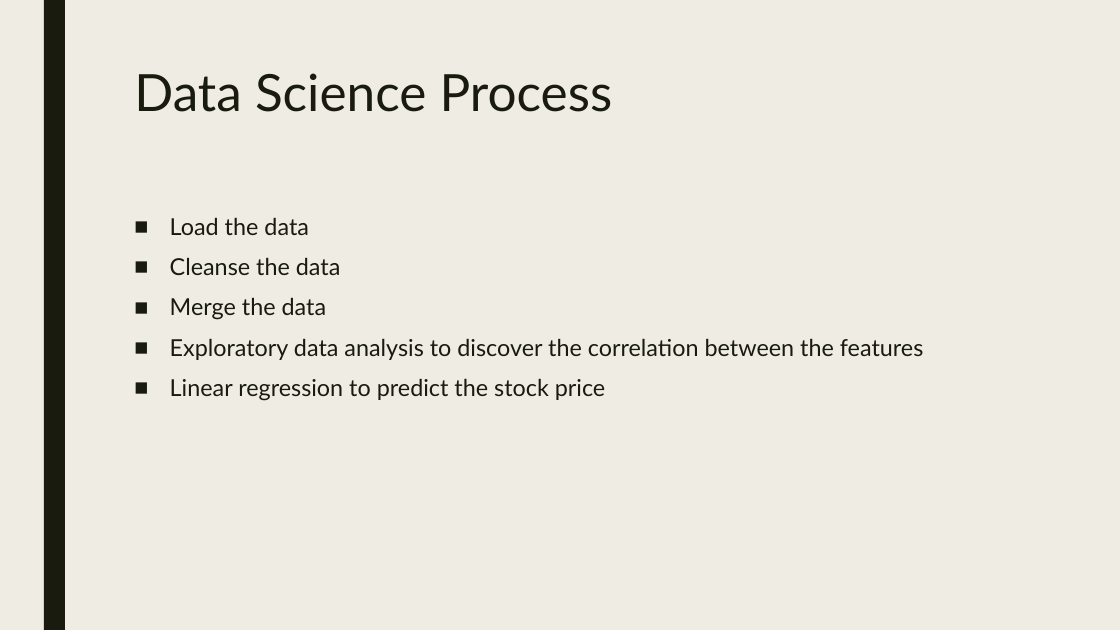
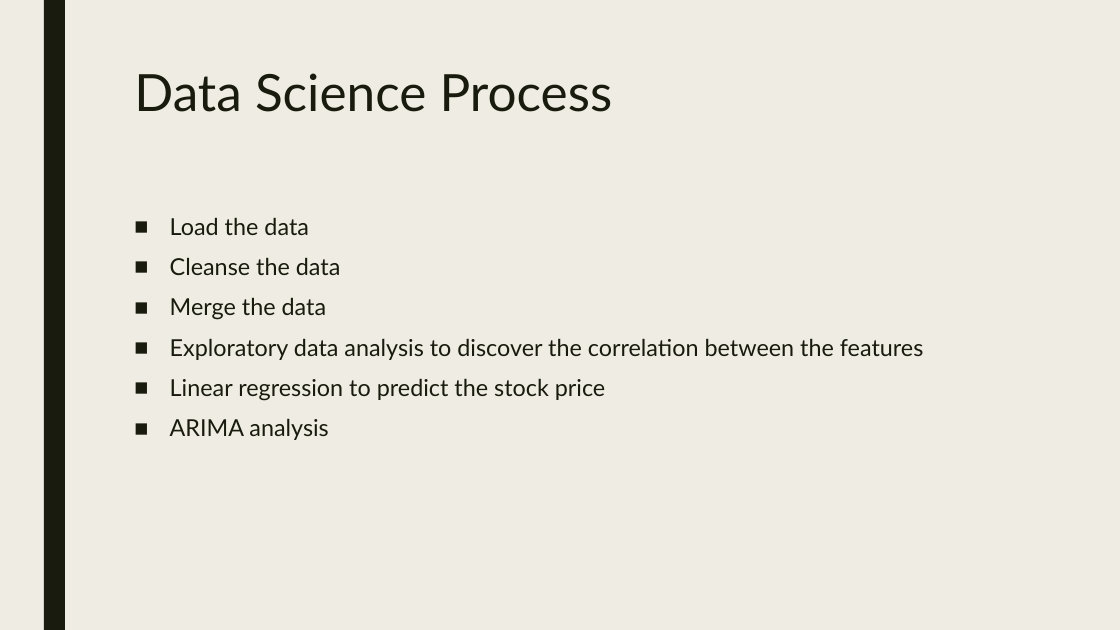
Before and after one commit to dante825/rGroupProj, a slide deck: slide 4 of documentation/presentationSlides.pptx. Drawn at 1120x630 pixels with LibreOffice and Linux fonts; fonts in the diff are those of the drawing. Boxes give left, top, right and bottom in pixels: in the first picture for what was removed or moved away, otherwise in the second. Text is boxed around its words. In the diff, an @@ line names an element or a change of style, - is before the commit and + after.

```diff
--- a/documentation/presentationSlides.pptx
+++ b/documentation/presentationSlides.pptx
@@ text at [170, 418, 328, 440]: paragraph added @@
+■ ARIMA analysis
```
Also in this commit, not shown: 1 other file.
